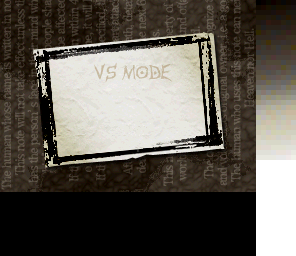
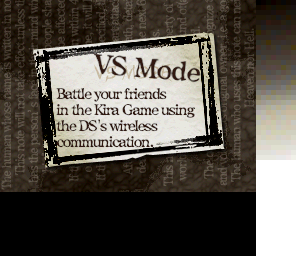
The second 296×256 image is a revision of the first. Changes to its layers:
added layer "Battle your friends ..." above "VS Mode" over [56, 88, 195, 148]
added layer "VS Mode" above "Layer 1" over [93, 53, 201, 83]
